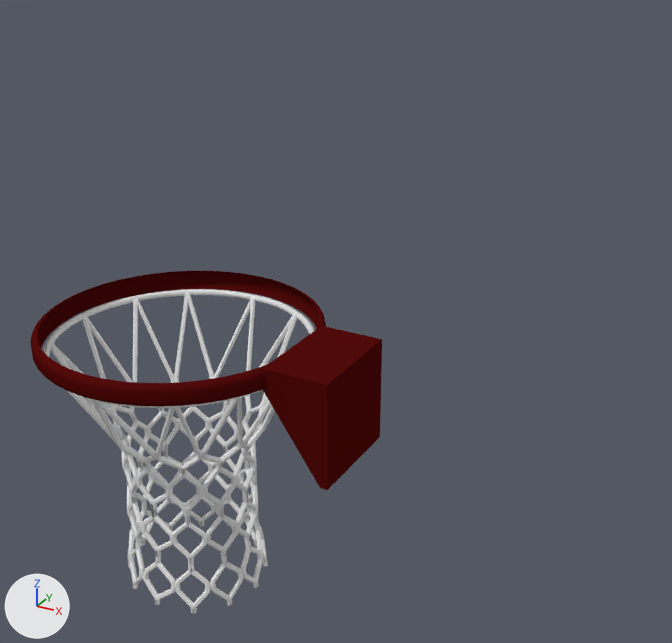
A saved change to the Blender file props/koripallokori.blend.
Both versions are drawn from a camera (50 mm lens) standing at (1.37, -2.64, 3.22) and looking at (-0.18, 0.18, 1.81). Every picture has the same lights, and +X, +Y and +Z are marked at lower left.

Script lines for the objects in view, before the commit:
```python
ob_beziercircle = bpy.data.objects.new('BezierCircle', cu_beziercircle)
ob_beziercircle.location = (-0.774, 0.0, 1.715)
ob_beziercircle.scale = (0.54, 0.54, 0.54)
ob_hoop = bpy.data.objects.new('Hoop', me_torus)
ob_hoop.location = (-0.778, 0.004, 1.656)
ob_hoop.scale = (0.52, 0.52, 0.52)
ob_plane_001 = bpy.data.objects.new('Plane.001', me_plane_002)
ob_plane_001.location = (0.0, 0.0, 1.55)
ob_plane_001.rotation_euler = (0.0, 1.571, 0.0)  # degrees (0, 90, 0)
ob_plane_001.scale = (0.21, 0.21, 0.153)
```
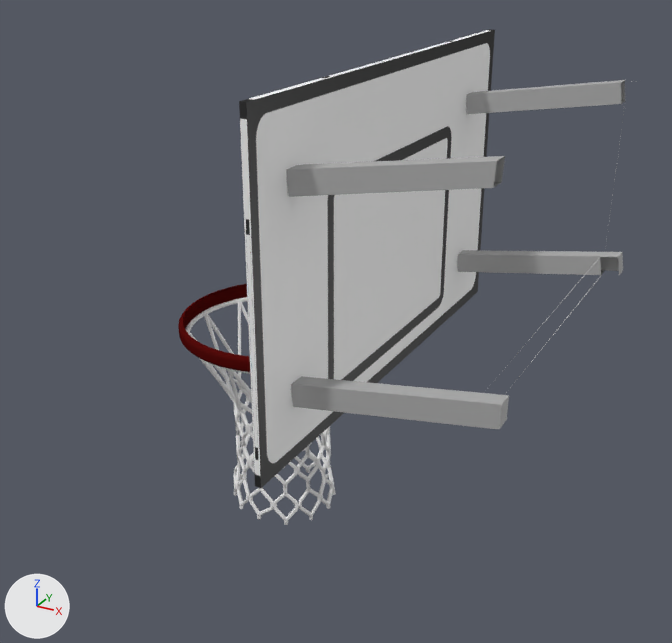
Edits to the scene script, one JSON object a line:
```json
{"op": "add", "block": "img_koripallokori_jpg", "code": ["img_koripallokori_jpg = load_image('koripallokori.jpg', '../kuvat/koripallokori/koripallokori.jpg', 1700, 1080, 'sRGB')"]}
{"op": "add", "block": "mat_material_005", "code": ["mat_material_005 = bpy.data.materials.new('Material.005')", "# nodes: BsdfAnisotropic, BsdfDiffuse, MixShader, OutputMaterial", "# colours: grey #bdbdbd, grey #b2b2b2"]}
{"op": "add", "block": "mat_textuuri", "code": ["mat_textuuri = bpy.data.materials.new('Textuuri')", "# uses the picture img_koripallokori_jpg"]}
{"block": "me_plane_002", "where": "me_plane_002.from_pydata(...)  # 12 vertices, 10 faces; spans x -1.0..1.0, y -1.0..1.0, z -1.7..0.0"}
{"block": "me_plane_002", "where": "# used by ob_plane_001; location = (0.0, 0.0, 1.55); rotation_euler = (0.0, 1.571, 0.0), in degrees (0, 90, 0); scale = (0.21, 0.21, 0.153)"}
{"block": "me_plane_002", "change": "me_plane_002 part 1: all 2 vertices in x -0.59, y -1.0..1.0, z -1.7 are moved by (-0.19, 0.0, -0.44)"}
{"block": "me_plane_002", "change": "me_plane_002 part 2: all 2 vertices in x -1.0, y -1.0..1.0, z 0.0 are moved by (0.0, 0.0, -0.68)"}
{"block": "me_plane_002", "change": "me_plane_002 part 3: all 4 vertices in x -1.0, y -1.0..1.0, z -1.7..-0.2 are moved by (0.0, 0.0, -0.44)"}
{"op": "add", "block": "me_cube_004", "code": ["me_cube_004 = bpy.data.meshes.new('Cube.004')", "me_cube_004.from_pydata(...)  # 57 vertices, 38 faces; spans x -1.17..0.1, y -1.0..1.3, z -2.08..-0.87", "me_cube_004.materials.append(mat_material_005)"]}
{"op": "add", "block": "me_cube", "code": ["me_cube = bpy.data.meshes.new('Cube')", "me_cube.from_pydata(...)  # a box spanning x -1.0..-0.92, y -1.0..1.0, z -1.0..1.0", "me_cube.materials.append(mat_textuuri)"]}
{"op": "set", "path": "ob_plane_001.location", "old": "(0.0, 0.0, 1.55)", "new": "(0.178, 0.034, 1.716)"}
{"op": "set", "path": "ob_plane_001.scale", "old": "(0.21, 0.21, 0.153)", "new": "(0.139, 0.139, 0.101)"}
{"op": "set", "path": "ob_beziercircle.location", "old": "(-0.774, 0.0, 1.715)", "new": "(-0.333, 0.034, 1.825)"}
{"op": "set", "path": "ob_beziercircle.scale", "old": "(0.54, 0.54, 0.54)", "new": "(0.356, 0.356, 0.356)"}
{"op": "set", "path": "ob_hoop.location", "old": "(-0.778, 0.004, 1.656)", "new": "(-0.336, 0.036, 1.786)"}
{"op": "set", "path": "ob_hoop.scale", "old": "(0.52, 0.52, 0.52)", "new": "(0.347, 0.343, 0.343)"}
{"op": "add", "block": "ob_cube_003", "code": ["ob_cube_003 = bpy.data.objects.new('Cube.003', me_cube_004)", "ob_cube_003.location = (0.599, -0.045, 3.193)", "ob_cube_003.rotation_euler = (0.0, -0.157, 0.0)  # degrees (0, -9, 0)", "ob_cube_003.scale = (0.576, 0.576, 0.576)"]}
{"op": "add", "block": "ob_cube", "code": ["ob_cube = bpy.data.objects.new('Cube', me_cube)", "ob_cube.location = (0.343, 0.057, 2.267)", "ob_cube.scale = (0.25, 0.85, 0.54)"]}
```

What differs and where, as boxes (x1, y1, x2, y2) in the pictures (672 x 643 px; the box of a moved part takes in the faces that stretch with it):
```json
{"object": "Cube", "change": "added", "after": [239, 29, 495, 488]}
{"object": "Hoop", "change": "moved, rescaled", "before": [43, 289, 315, 614], "after": [186, 297, 336, 525]}
{"object": "Cube.003", "change": "added", "after": [286, 80, 633, 429]}
{"object": "Plane.001", "change": "reshaped, moved, rescaled", "before": [262, 326, 382, 490], "on screen": "not visible afterwards"}
{"object": "BezierCircle", "change": "moved, rescaled", "before": [31, 271, 326, 407], "after": [178, 284, 250, 372]}
{"part": 1, "of": "me_plane_002", "change": "moved or reshaped", "before": [262, 369, 320, 487], "on screen": "not visible afterwards"}
{"part": 2, "of": "me_plane_002", "change": "moved or reshaped", "before": [319, 338, 382, 490], "on screen": "not visible afterwards"}
{"part": 3, "of": "me_plane_002", "change": "moved or reshaped", "before": [262, 326, 374, 383], "on screen": "not visible afterwards"}
```
